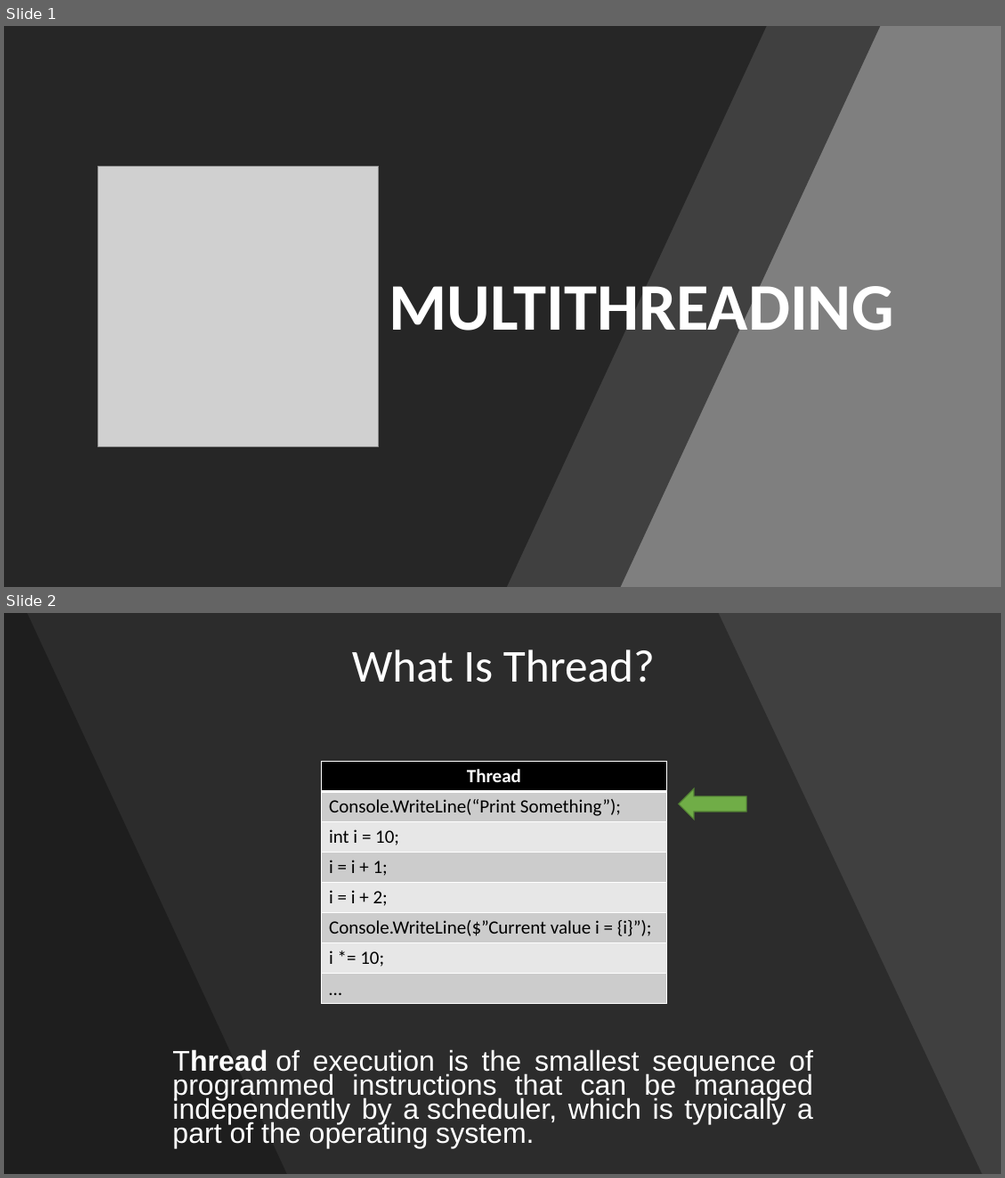
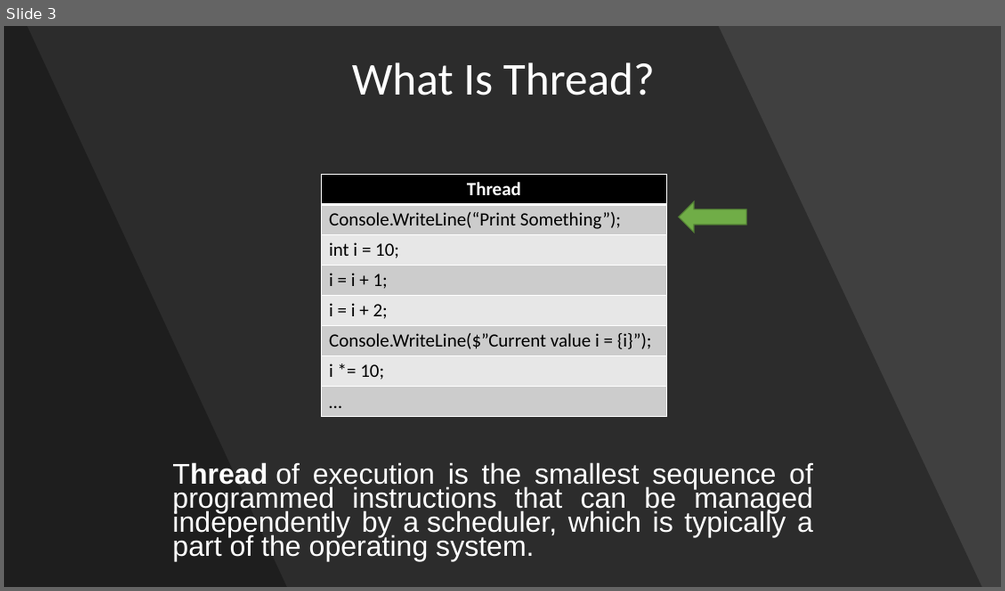
Before and after one commit to GlobusAzure000/Courses, a slide deck: MultiThreading/!Materials/Multithreading - Animation.pptx. Shown one above the other, each under a label of ours: slides 1 and 2 before the commit, slide 3 after it. The pictures are 1005x1178 and 1005x591 pixels, drawn with LibreOffice and Linux fonts; fonts in the diff are those of the drawing; grey boxes stand for pictures. Boxes give left, top, right and bottom in pixels: in the first picture for what was removed or moved away, otherwise in the second. Text is boxed around its words. In the diff, an @@ line names an element or a change of style, - is before the commit and + after.

```diff
--- a/MultiThreading/!Materials/Multithreading - Animation.pptx
+++ b/MultiThreading/!Materials/Multithreading - Animation.pptx
@@ slide 1 removed at (4,26,1001,587), background #7C7C7C @@
@@ rectangle removed at (4,26,1001,587) @@
@@ freeform shape removed at (4,26,767,587) @@
@@ freeform shape removed at (105,26,881,587) @@
@@ picture removed at (98,166,379,446) @@
@@ title removed at (389,274,894,345) @@
-MULTITHREADING
@@ what was slide 2 is now slide 3 @@
```
Also in this commit, not shown: 2 slides added.
